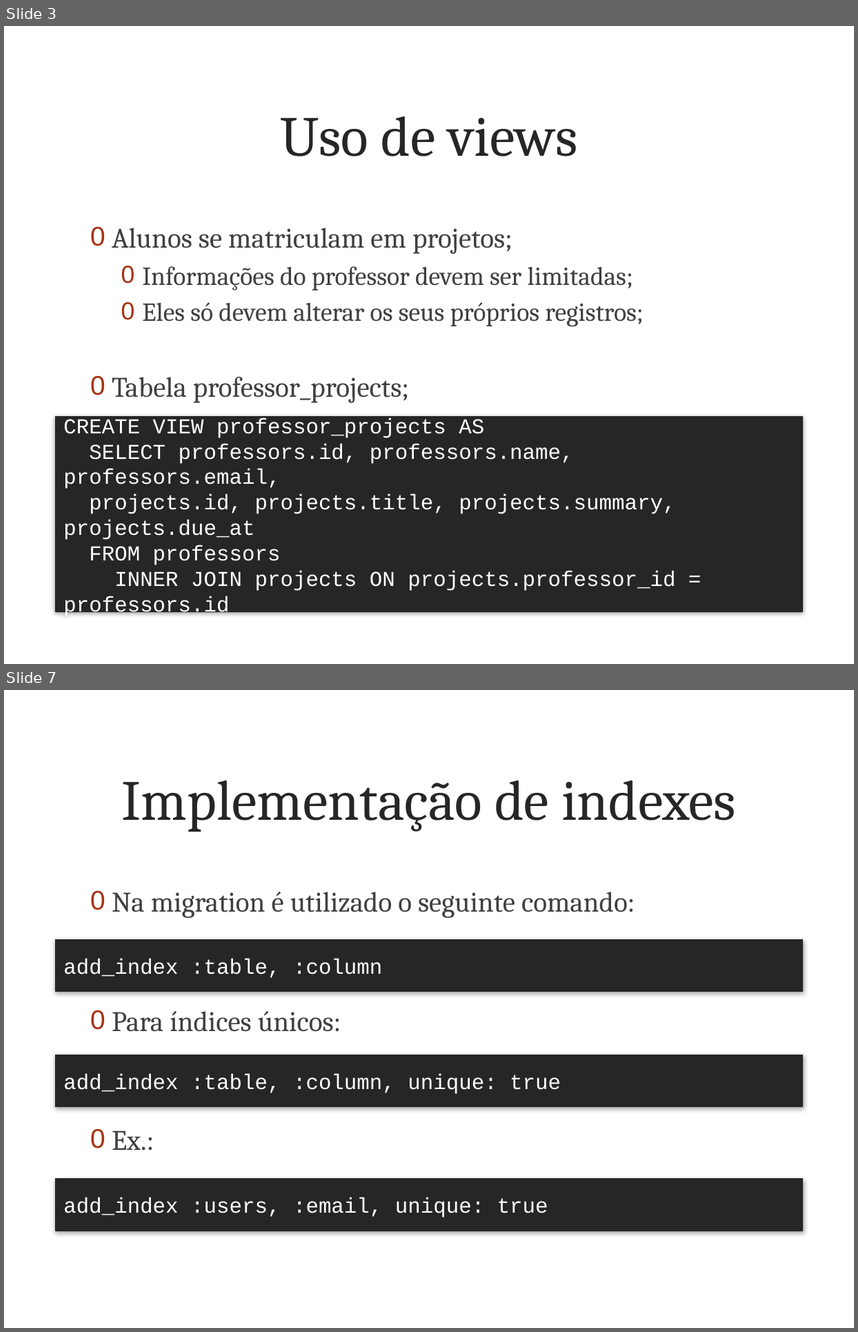
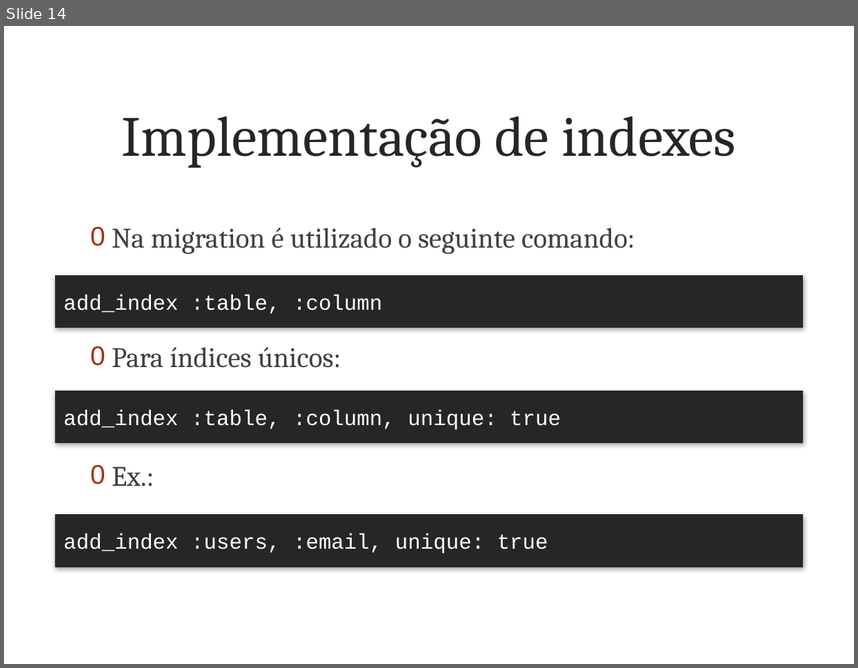
Before and after one commit to marcoafilho/my-last-project, a slide deck: doc/articles/part3/presentation.pptx. Shown one above the other, each under a label of ours: slides 3 and 7 before the commit, slide 14 after it; the slides between them are not shown. The pictures are 858x1332 and 858x668 pixels, drawn with LibreOffice and Linux fonts; fonts in the diff are those of the drawing; background and template pictures are left out. Boxes give left, top, right and bottom in pixels: in the first picture for what was removed or moved away, otherwise in the second. Text is boxed around its words. In the diff, an @@ line names an element or a change of style, - is before the commit and + after.

```diff
--- a/doc/articles/part3/presentation.pptx
+++ b/doc/articles/part3/presentation.pptx
@@ slide 3 removed at bbox=[4, 26, 854, 664], background picture (left out) @@
@@ title removed at bbox=[280, 116, 577, 156] @@
-Uso de views
@@ text removed at bbox=[112, 227, 643, 403] @@
-0 Alunos se matriculam em projetos;
-  0 Informações do professor devem ser limitadas;
-  0 Eles só devem alterar os seus próprios registros;
-0 Tabela professor_projects;
@@ rectangle removed at bbox=[55, 416, 802, 612] @@
-CREATE VIEW professor_projects AS
-SELECT professors.id, professors.name, professors.email,
-projects.id, projects.title, projects.summary, projects.due_at
-FROM professors
-INNER JOIN projects ON projects.professor_id = professors.id
@@ what was slide 7 is now slide 14 @@
```
Also in this commit, not shown: 1 slide changed, 12 slides added, 4 other slides removed, 39 other files.
